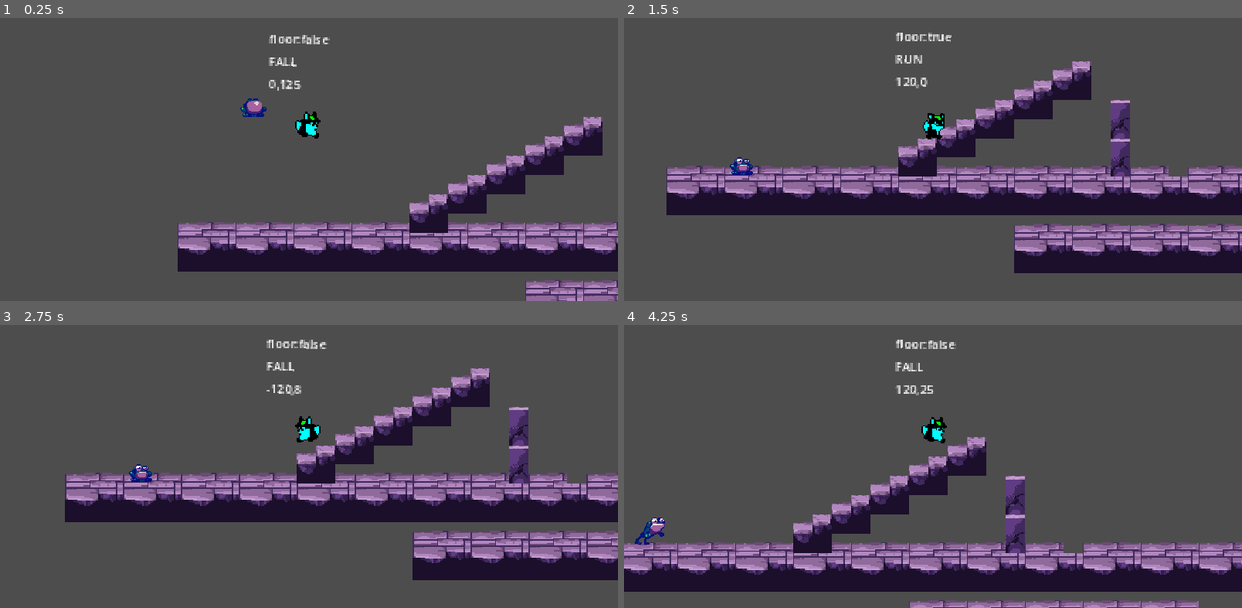
Above: before the commit, frames 1-4 (two rows, left to right).
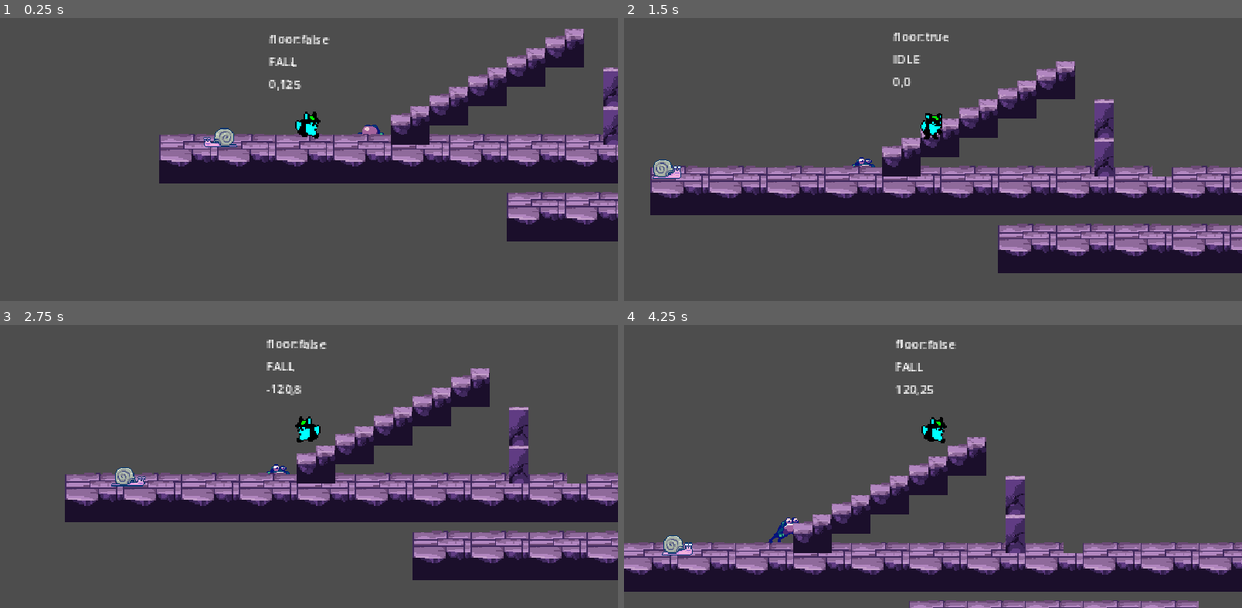
Above: after the commit, the same moments.

Repository: eugencic/PookieGame
Game: Godot game, scene res://level_base/level_base.tscn
Same seed, same stepped clock (60 frames per second), same inputs: the game is played once before the commit and once after it. The project has no main scene, so this scene is started directly.
Inputs:
- Up to frame 1 (0.25 s): no input
- Up to frame 2 (1.5 s): hold D (right) from 0.53 s (still down); tap Space (jump) at 0.77 s
- Up to frame 3 (2.75 s): tap Space (jump) at 1.52 s; release D (right) at 2.03 s; hold A (left) from 2.03 s (still down)
- Up to frame 4 (4.25 s): release A (left) at 2.78 s; hold D (right) from 2.78 s (still down); tap Space (jump) at 3.02, 3.77 s

The runs differ from the first frame. In frame 1, 34% of the frame differs, in the area x 25-100%, y 3-100%; in frame 2, 15%; in frame 3, 0.4%; in frame 4, 0.7%.

Commit message:
add player and enemies hitbox

Diff:
--- a/enemies/eagle/eagle.tscn
+++ b/enemies/eagle/eagle.tscn
@@ -43,8 +43,10 @@
 [sub_resource type="CircleShape2D" id="CircleShape2D_koc66"]
 radius = 7.07107
 
+[sub_resource type="CircleShape2D" id="CircleShape2D_x2ktk"]
+radius = 9.05539
+
 [node name="Eagle" instance=ExtResource("1_xy70f")]
-collision_layer = 0
 collision_mask = 0
 script = ExtResource("2_db58k")
 
@@ -54,7 +56,6 @@
 animation = &"fly"
 
 [node name="CollisionShape2D" type="CollisionShape2D" parent="." index="2"]
-position = Vector2(-1, 2)
 shape = SubResource("CircleShape2D_koc66")
 
 [node name="PlayerDetector" type="RayCast2D" parent="." index="3"]
@@ -63,4 +64,7 @@
 [node name="DirectionTimer" type="Timer" parent="." index="4"]
 wait_time = 3.0
 
+[node name="CollisionShape2D" type="CollisionShape2D" parent="HitBox" index="0"]
+shape = SubResource("CircleShape2D_x2ktk")
+
 [connection signal="timeout" from="DirectionTimer" to="." method="_on_direction_timer_timeout"]
--- a/enemies/enemy_base/enemy_base.tscn
+++ b/enemies/enemy_base/enemy_base.tscn
@@ -10,5 +10,9 @@
 
 [node name="AnimatedSprite2D" type="AnimatedSprite2D" parent="."]
 
+[node name="HitBox" type="Area2D" parent="."]
+collision_layer = 4
+collision_mask = 0
+
 [connection signal="screen_entered" from="VisibleOnScreenNotifier2D" to="." method="_on_visible_on_screen_notifier_2d_screen_entered"]
 [connection signal="screen_exited" from="VisibleOnScreenNotifier2D" to="." method="_on_visible_on_screen_notifier_2d_screen_exited"]
--- a/enemies/frog/frog.tscn
+++ b/enemies/frog/frog.tscn
@@ -69,8 +69,10 @@
 [sub_resource type="RectangleShape2D" id="RectangleShape2D_po47u"]
 size = Vector2(16, 14)
 
+[sub_resource type="CircleShape2D" id="CircleShape2D_j0hcn"]
+radius = 7.07107
+
 [node name="Frog" instance=ExtResource("1_hwayf")]
-collision_layer = 0
 script = ExtResource("2_i4cw5")
 
 [node name="AnimatedSprite2D" parent="." index="1"]
@@ -85,4 +87,8 @@
 
 [node name="JumpTimer" type="Timer" parent="." index="3"]
 
+[node name="CollisionShape2D" type="CollisionShape2D" parent="HitBox" index="0"]
+position = Vector2(-1, 1)
+shape = SubResource("CircleShape2D_j0hcn")
+
 [connection signal="timeout" from="JumpTimer" to="." method="_on_jump_timer_timeout"]
--- a/enemies/snail/snail.tscn
+++ b/enemies/snail/snail.tscn
@@ -85,8 +85,11 @@
 [sub_resource type="RectangleShape2D" id="RectangleShape2D_b8vnn"]
 size = Vector2(20, 16)
 
+[sub_resource type="CapsuleShape2D" id="CapsuleShape2D_6dyhg"]
+radius = 6.0
+height = 22.0
+
 [node name="Snail" instance=ExtResource("1_w2ooo")]
-collision_layer = 0
 script = ExtResource("2_tea3a")
 metadata/_edit_vertical_guides_ = [38.0]
 
@@ -104,3 +107,8 @@
 [node name="CollisionShape2D" type="CollisionShape2D" parent="." index="3"]
 position = Vector2(0, 1)
 shape = SubResource("RectangleShape2D_b8vnn")
+
+[node name="CollisionShape2D" type="CollisionShape2D" parent="HitBox" index="0"]
+position = Vector2(1, 4)
+rotation = 1.5708
+shape = SubResource("CapsuleShape2D_6dyhg")
--- a/level_base/level_base.tscn
+++ b/level_base/level_base.tscn
@@ -1021,6 +1021,9 @@
 position = Vector2(378, -60)
 script = ExtResource("1_yebry")
 
+[node name="Frog" parent="." instance=ExtResource("8_r631y")]
+position = Vector2(157, 143)
+
 [node name="TileMap" type="TileMap" parent="."]
 position = Vector2(141, 171)
 tile_set = SubResource("TileSet_c2cl8")
@@ -1032,10 +1035,7 @@
 zoom = Vector2(2, 2)
 
 [node name="Player" parent="." instance=ExtResource("3_manxk")]
-position = Vector2(90, 63)
+position = Vector2(105, 136)
 
 [node name="Snail" parent="." instance=ExtResource("6_ecb36")]
-position = Vector2(687, 130)
-
-[node name="Frog" parent="." instance=ExtResource("8_r631y")]
-position = Vector2(43, 40)
+position = Vector2(34, 151)
--- a/player/player.gd
+++ b/player/player.gd
@@ -83,3 +83,6 @@
 			animation_player.play("jump")
 		PLAYER_STATE.FALL:
 			animation_player.play("fall")
+
+func _on_hit_box_area_entered(area):
+	print("Player HitBox: ", area)
--- a/player/player.tscn
+++ b/player/player.tscn
@@ -115,6 +115,10 @@
 "run": SubResource("Animation_pttit")
 }
 
+[sub_resource type="CapsuleShape2D" id="CapsuleShape2D_2wud1"]
+radius = 5.0
+height = 18.0
+
 [node name="Player" type="CharacterBody2D" groups=["player"]]
 collision_layer = 0
 script = ExtResource("1_q2shb")
@@ -144,3 +148,13 @@
 theme_override_font_sizes/font_size = 10
 
 [node name="SoundPlayer" type="AudioStreamPlayer2D" parent="."]
+
+[node name="HitBox" type="Area2D" parent="."]
+collision_layer = 0
+collision_mask = 4
+
+[node name="CollisionShape2D" type="CollisionShape2D" parent="HitBox"]
+position = Vector2(0, 6)
+shape = SubResource("CapsuleShape2D_2wud1")
+
+[connection signal="area_entered" from="HitBox" to="." method="_on_hit_box_area_entered"]
--- a/project.godot
+++ b/project.godot
@@ -52,6 +52,8 @@
 [layer_names]
 
 2d_physics/layer_1="platforms"
+2d_physics/layer_2="player_hit_box"
+2d_physics/layer_3="enemy_hit_box"
 
 [rendering]
 
Not shown: 1 places in enemies/eagle/eagle.tscn that only renumber resources
Not shown: 1 places in enemies/frog/frog.tscn that only renumber resources
Not shown: 1 places in enemies/snail/snail.tscn that only renumber resources
Not shown: 1 places in player/player.tscn that only renumber resources
